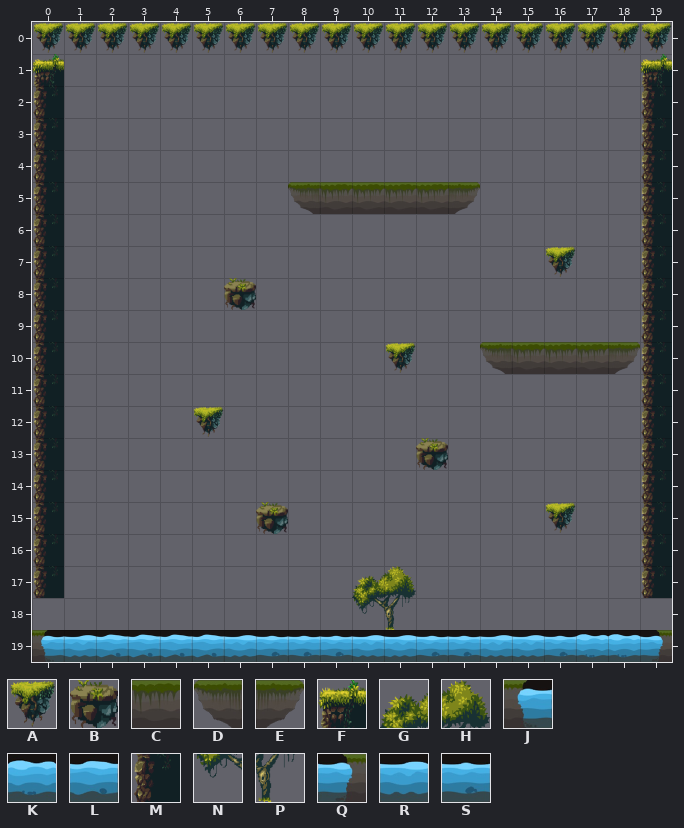
One commit to this Tiled map: assets/tilemaps/joust-alpha-1.tmx. That is the earlier state.
Cells are 64x64 px. Shown: x 0..19, y 0..19.
Key: from "skin1-tileset": A 0, B 1, C 3, D 4, E 5, F 6, G 7, H 8, J 9, K 10, L 11, M 12, N 13, P 14, Q 15, R 16, S 17.
_ is an empty cell.
Layer "Tile Layer 1" before, first column x 0:
 0 AAAAAAAAAAAAAAAAAAAA
 1 F__________________F
 2 M__________________M
 3 M__________________M
 4 M__________________M
 5 M_______DCCCCE_____M
 6 M__________________M
 7 M_______________A__M
 8 M_____B____________M
 9 M__________________M
10 M__________A__DCCCEM
11 M__________________M
12 M____A_____________M
13 M___________B______M
14 M__________________M
15 M______B________A__M
16 M__________________M
17 M_________GH_______M
18 __________NP________
19 JRLLLLRSSSRRSSRRSKKQ
After:
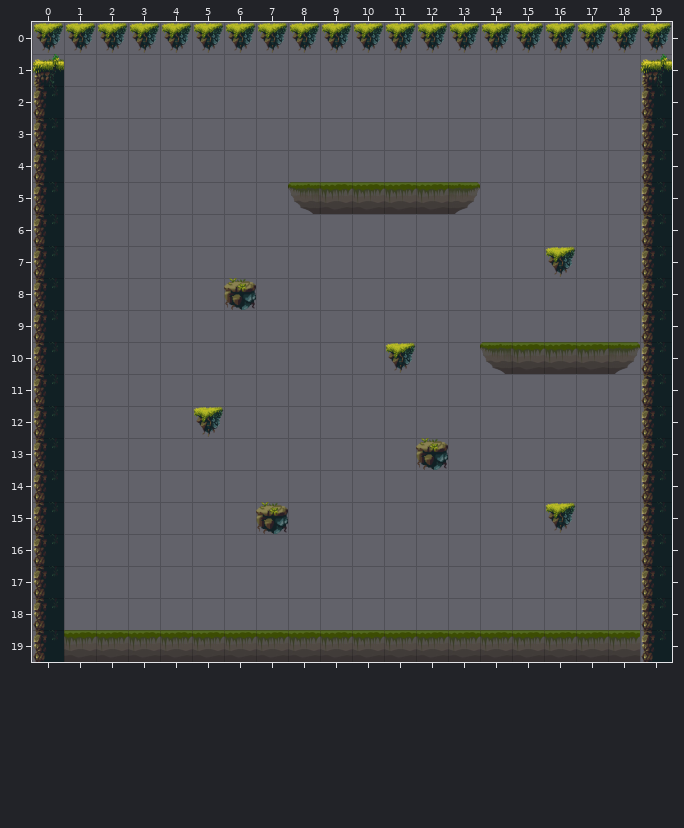
From old to new:
Changed rows in their new state; . is an unchanged cell.
Layer "Tile Layer 1":
first column x 0:
17 ..........__........
18 M.........__.......M
19 MCCCCCCCCCCCCCCCCCCM
